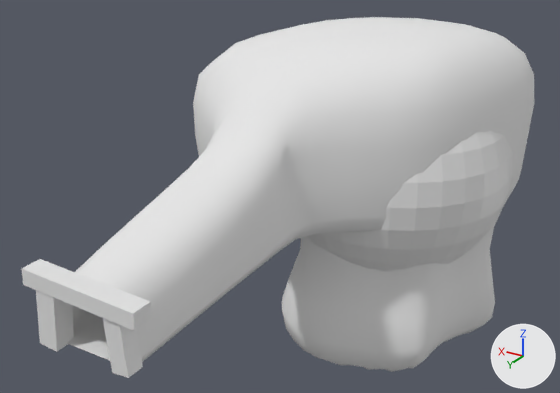
Renders of the FBX model Assets/_Models/caveBaseTwo.fbx from each side of a commit.
One viewpoint serves both versions: a camera (50 mm lens) standing at (-13.2, 31.8, 17.4) and looking at (2.9, 5.0, 4.0). Lighting does not change. The marker at lower right points along +X, +Y and +Z. The older version comes first. Where no turn or scale is listed for an object, it has been applied to the vertices.
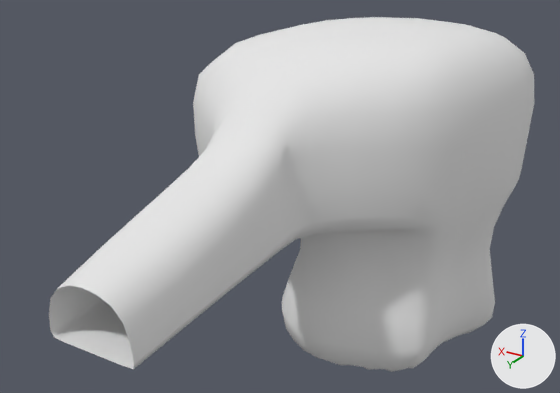
The change in detail:
Object 'Cube.001' (ob_cube_001) is deleted.
Object 'Cube' (ob_cube) is deleted.
Object 'Sphere' (ob_sphere) is deleted.
Object 'Cube.002' (ob_cube_002) is deleted.

Location of each change, (x1, y1, x2, y2) in pixels of the pictures (560 x 393 px):
'Sphere', deleted: before (306, 131, 513, 271)
'Cube.002', deleted: before (21, 259, 151, 331)
'Cube.001', deleted: before (36, 290, 74, 352)
'Cube', deleted: before (103, 318, 143, 378)
